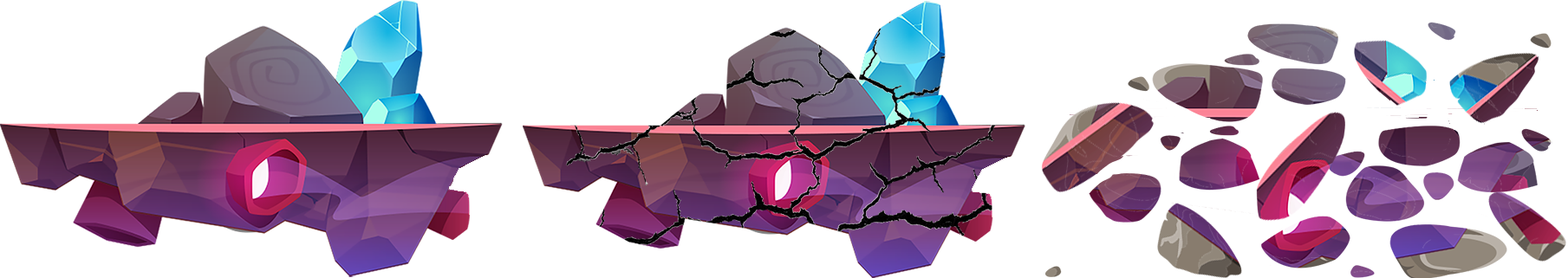
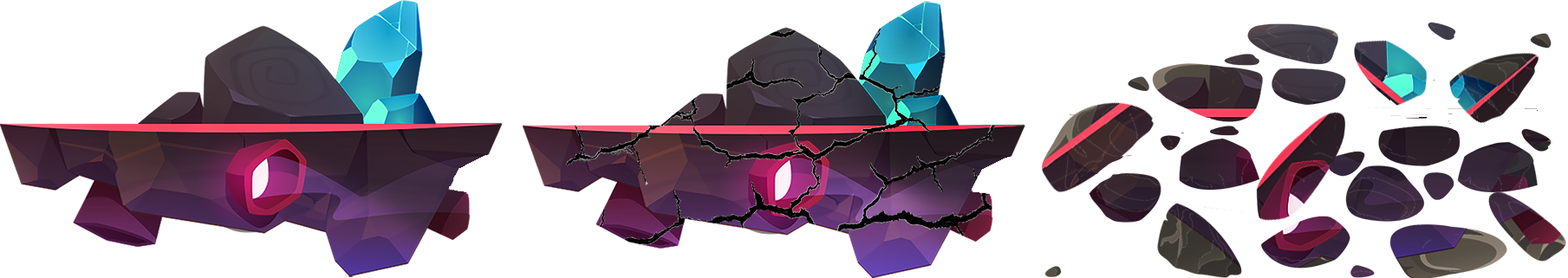
Revision of a layered w=1568, h=278 image; what changed, layer by layer:
painted on "Layer 5" over 1040, 21, 1567, 278
painted on "Layer 2" over 522, 0, 1026, 256
painted on "Layer 1" over 0, 0, 503, 278
